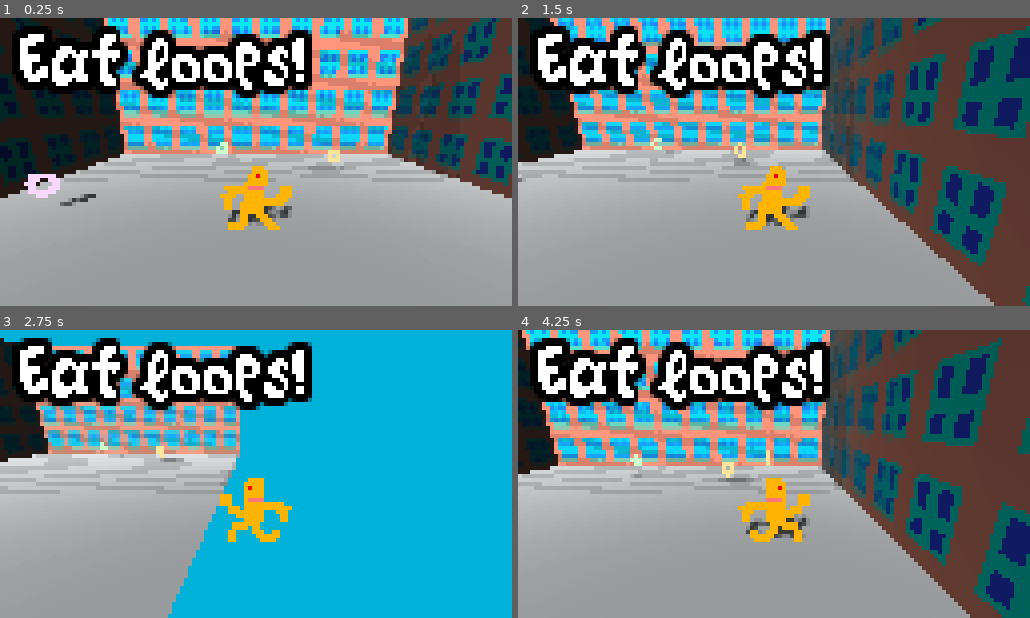
Above: before the commit, frames 1-4 (two rows, left to right).
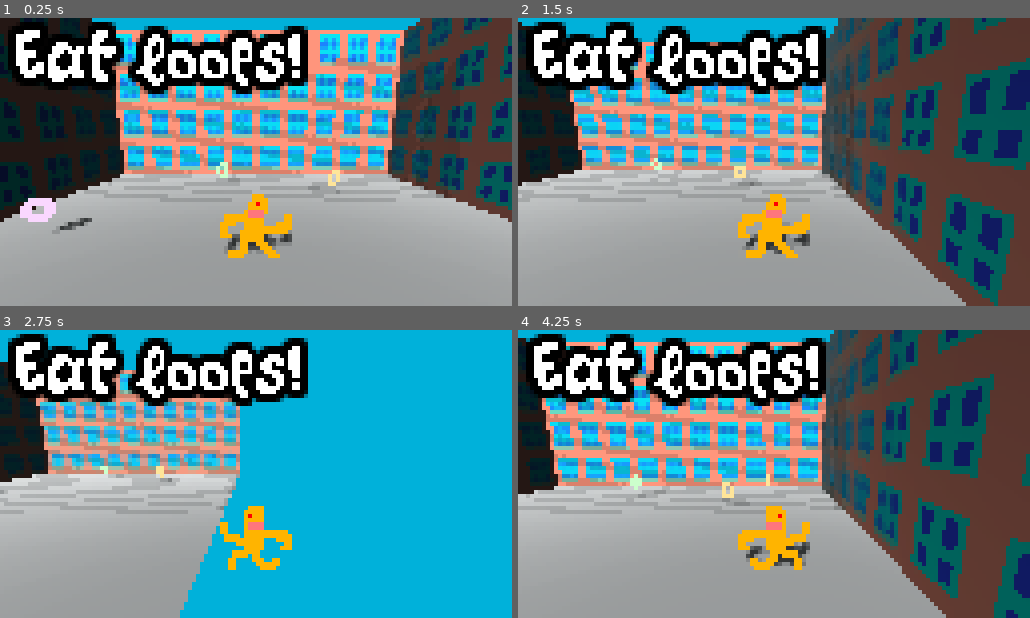
Above: after the commit, the same moments.

Repository: dedekm/loopy-loops
Game: Godot game, scene res://src/Level.tscn
The game is run twice, just before and just after one commit, with the same random seed, the same clock (stepped at 60 frames per second) and the same inputs.
Inputs:
- Up to frame 1 (0.25 s): no input
- Up to frame 2 (1.5 s): hold D (strafe_right) 0.53-1.28 s; hold S (move_backward) from 1.28 s (still down)
- Up to frame 3 (2.75 s): release S (move_backward) at 2.03 s; hold D (strafe_right) from 2.03 s (still down)
- Up to frame 4 (4.25 s): release D (strafe_right) at 2.78 s; hold W (move_forward) 2.78-3.53 s; hold Left (strafe_left) from 3.53 s (still down)

The runs differ from the first frame. In frame 1, 41% of the frame differs, in the area x 0-100%, y 0-84%; in frame 2, 44%, in the area x 0-100%, y 0-100%; in frame 3, 21%; in frame 4, 42%.

Commit message:
tweak camera's position

Diff:
--- a/src/Player.tscn
+++ b/src/Player.tscn
@@ -58,10 +58,10 @@
 shape = SubResource( 1 )
 
 [node name="Camera" type="Camera" parent="."]
-transform = Transform( 1, 0, 0, 0, 0.965926, 0.258819, 0, -0.258819, 0.965926, 0, 2.52247, 5.35253 )
+transform = Transform( 1, 0, 0, 0, 0.984808, 0.173648, 0, -0.173648, 0.984808, 0, 2.715, 5.253 )
 
 [node name="LoopsLabel" parent="Camera" instance=ExtResource( 4 )]
-transform = Transform( 3, 0, 0, 0, 3, 1.19209e-07, 0, -1.19209e-07, 3, -1.3, 0.44, -1.579 )
+transform = Transform( 3, 0, 0, 0, 3, 1.19209e-07, 0, -1.19209e-07, 3, -1.336, 0.473, -1.58 )
 
 [node name="Sprite" type="AnimatedSprite3D" parent="."]
 transform = Transform( 12, 0, 0, 0, 12, 0, 0, 0, 12, 0, 0, 0 )
